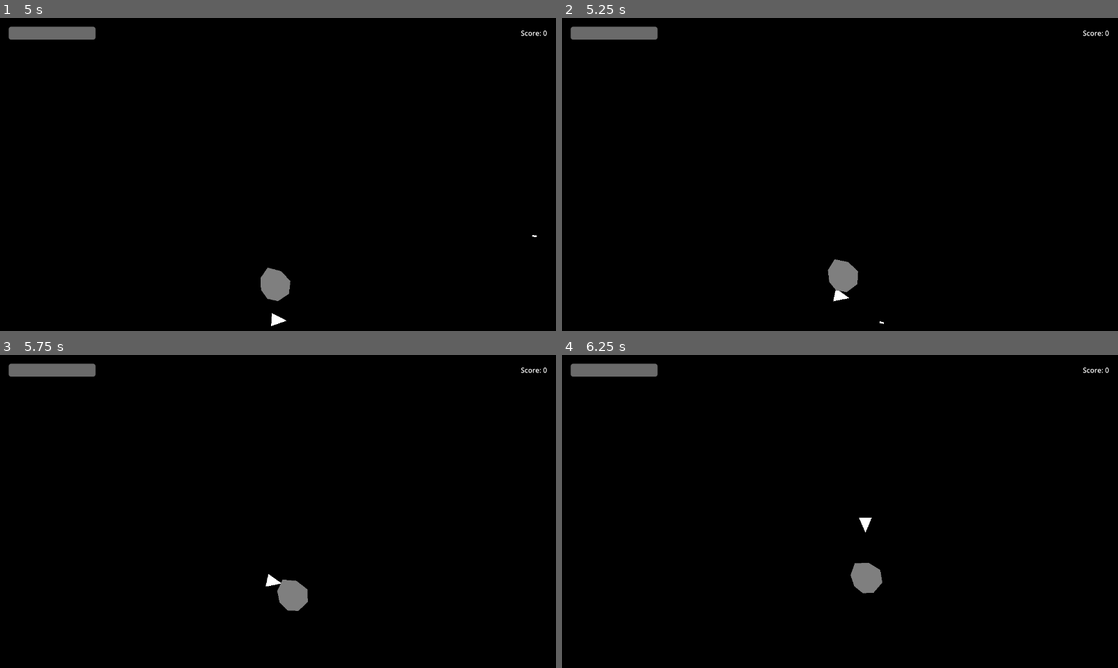
Above: before the commit, frames 1-4 (two rows, left to right).
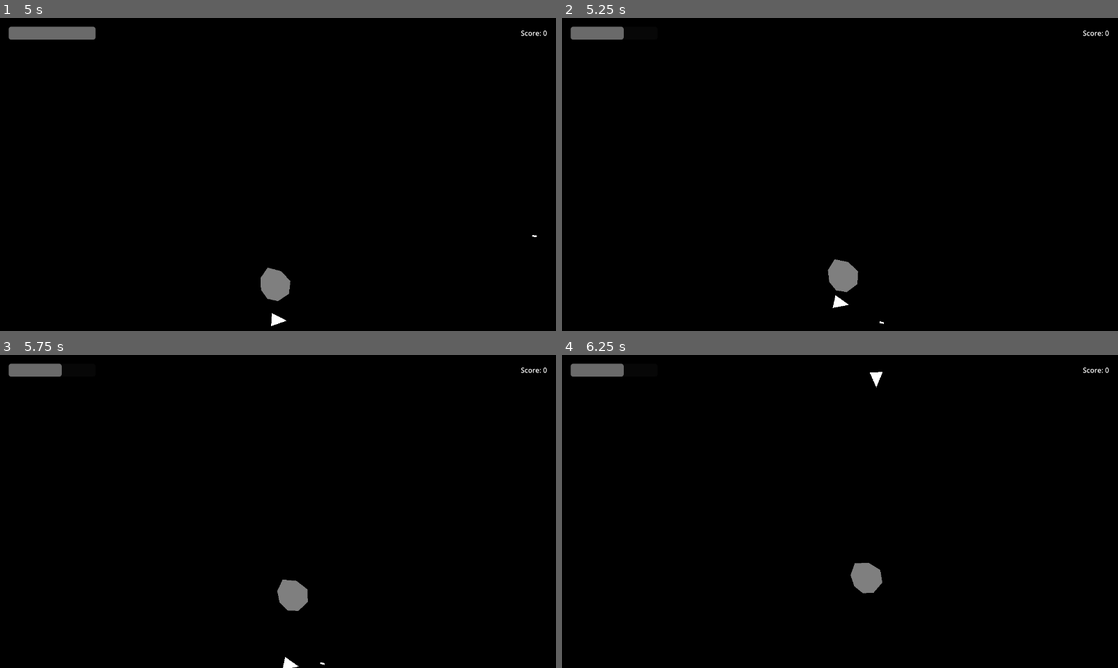
Above: after the commit, the same moments.

Repository: 25730009-PhamAnh/VoidSurvival
Game: Godot game, scene res://scenes/prototype/game.tscn
The game is run twice, just before and just after one commit, with the same random seed, the same clock (stepped at 60 frames per second) and the same inputs.
Inputs:
- Up to frame 1 (5 s): tap Enter at 0.5 s; hold Space (fire) 0.53-1.28 s; hold W (thrust_forward) 0.53-2.03 s; tap R (restart) at 1.25 s; tap Space (fire) at 1.35, 2.85, 4.35 s; hold Space (fire) 2.03-2.78 s; hold A (rotate_left) 2.03-4.28 s; hold Space (fire) 3.53-4.28 s; hold D (rotate_right) from 4.28 s (still down)
- Up to frame 2 (5.25 s): release D (rotate_right) at 5.03 s; hold W (thrust_forward) from 5.03 s (still down); hold Space (fire) from 5.03 s (still down)
- Up to frame 3 (5.75 s): keep holding W (thrust_forward); keep holding Space (fire)
- Up to frame 4 (6.25 s): release W (thrust_forward) at 5.78 s; release Space (fire) at 5.78 s; hold D (rotate_right) from 5.78 s (still down); tap Space (fire) at 5.85 s

Frame 1 is identical in both runs. In frame 2, 0.4% of the frame differs, in the area x 10-52%, y 2-93%; in frame 3, 0.4%, in the area x 10-59%, y 2-100%; in frame 4, 0.4%.

Commit message:
feat: Enhance player mechanics with invincibility and knockback on asteroid collision; update project documentation and scene references

Diff:
--- a/Src/void-survival/project.godot
+++ b/Src/void-survival/project.godot
@@ -20,7 +20,6 @@
 window/size/viewport_width=1280
 window/size/viewport_height=720
 window/stretch/mode="viewport"
-window/stretch/aspect="keep"
 
 [input]
 
--- a/Src/void-survival/scenes/prototype/player.tscn
+++ b/Src/void-survival/scenes/prototype/player.tscn
@@ -19,5 +19,3 @@
 
 [node name="ShootPoint" type="Marker2D" parent="."]
 position = Vector2(0, -25)
-
-[connection signal="body_entered" from="." to="." method="_on_body_entered"]
--- a/Src/void-survival/scripts/player.gd
+++ b/Src/void-survival/scripts/player.gd
@@ -8,12 +8,15 @@
 const MAX_SPEED = 300.0
 const ROTATION_SPEED = 3.0
 const FIRE_RATE = 0.5  # seconds between shots
+const INVINCIBILITY_TIME = 1.0  # seconds of invincibility after taking damage
+const BOUNCE_FORCE = 100.0  # knockback force when hitting asteroid
 
 @export var projectile_scene: PackedScene
 @export var max_shield: float = 100.0
 
 var current_shield: float
 var _fire_timer: float = 0.0
+var _invincibility_timer: float = 0.0
 
 @onready var shoot_point: Marker2D = $ShootPoint
 
@@ -44,8 +47,28 @@
 	if Input.is_action_pressed("fire") and _fire_timer <= 0:
 		_fire()
 
+	# Invincibility timer
+	if _invincibility_timer > 0:
+		_invincibility_timer -= delta
+
 func _update_movement(_delta: float) -> void:
 	move_and_slide()
+
+	# Check for collisions with asteroids (only if not invincible)
+	if _invincibility_timer <= 0:
+		for i in get_slide_collision_count():
+			var collision = get_slide_collision(i)
+			var collider = collision.get_collider()
+			if collider and collider.is_in_group("asteroid"):
+				var asteroid = collider as Asteroid
+				if asteroid:
+					# Apply bounce/knockback
+					var bounce_direction = collision.get_normal()
+					velocity = bounce_direction * BOUNCE_FORCE
+
+					# Take damage
+					take_damage(asteroid.collision_damage)
+					break  # Only take damage from one asteroid per frame
 
 func _fire() -> void:
 	if not projectile_scene:
@@ -82,9 +105,6 @@
 	if current_shield <= 0:
 		died.emit()
 		queue_free()
-
-func _on_body_entered(body: Node) -> void:
-	if body.is_in_group("asteroid"):
-		var asteroid = body as Asteroid
-		if asteroid:
-			take_damage(asteroid.collision_damage)
+	else:
+		# Activate invincibility after taking damage
+		_invincibility_timer = INVINCIBILITY_TIME
Not shown: 1 places in Src/void-survival/scenes/prototype/game.tscn that only renumber resources
Not shown, changed: CLAUDE.md
